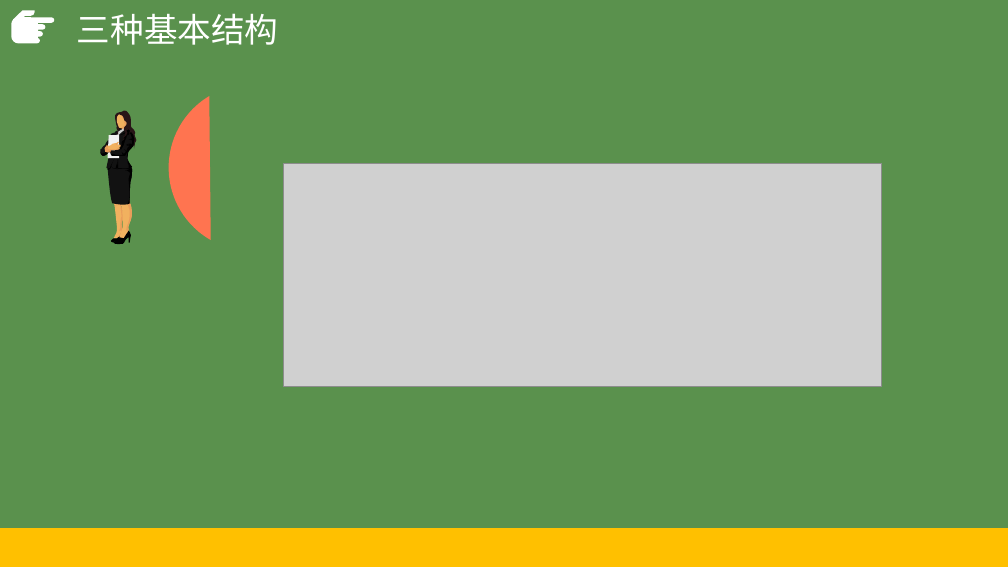
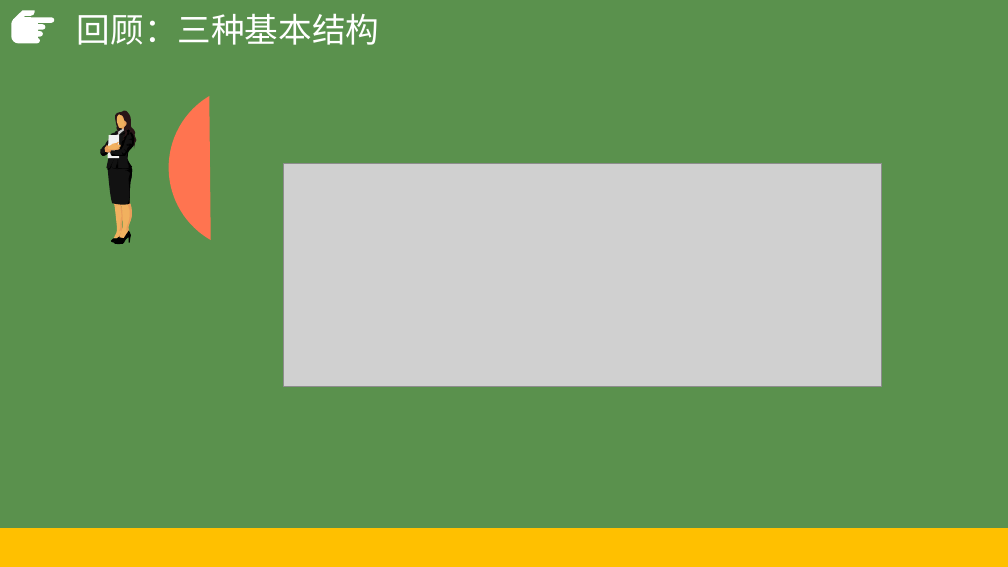
Before and after one commit to hongm32/2020design, a slide deck: slide 5 of 【第09课】枚举算法/【第09课】枚举算法.pptx. Drawn at 1008x567 pixels with LibreOffice and Linux fonts; fonts in the diff are those of the drawing; grey boxes stand for pictures. Boxes give left, top, right and bottom in pixels: in the first picture for what was removed or moved away, otherwise in the second. Text is boxed around its words. In the diff, an @@ line names an element or a change of style, - is before the commit and + after.

```diff
--- a/【第09课】枚举算法/【第09课】枚举算法.pptx
+++ b/【第09课】枚举算法/【第09课】枚举算法.pptx
@@ text at box(77, 13, 379, 45): text changed @@
-三种基本结构
+回顾：三种基本结构
```
Also in this commit, not shown: 8 other slides changed, 1 slide added, 8 other files.
